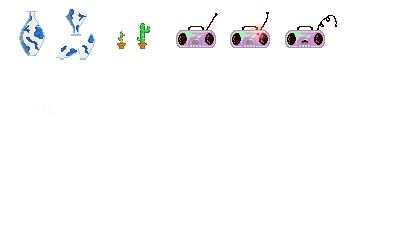
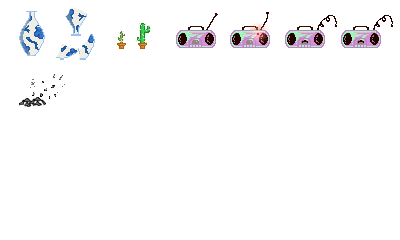
Layers edited between the first and the second w=400, h=240 image:
added group "cendres" (1st of 2) with 3 layers above "radio" over (x1=19, y1=74, x2=65, y2=107)
added layer "cendres copie" in group "cendres" over (x1=29, y1=74, x2=65, y2=106)
added layer "cendres" (2nd of 2, in "cendres") in group "cendres" over (x1=19, y1=98, x2=36, y2=107)
moved "Calque 36" into group "cendres", painted on it over (x1=32, y1=105, x2=53, y2=115)
added group "radio icassée 2" with 3 layers in group "radio" over (x1=341, y1=13, x2=393, y2=48)
added layer "Calque 34" (2nd of 4, in "radio" › "radio icassée 2") in group "radio icassée 2" over (x1=343, y1=13, x2=393, y2=46)
added layer "Calque 32" (2nd of 4, in "radio" › "radio icassée 2") in group "radio icassée 2" over (x1=341, y1=30, x2=381, y2=48)
added layer "Calque 33" (2nd of 4, in "radio" › "radio icassée 2") in group "radio icassée 2" over (x1=342, y1=31, x2=380, y2=48)
